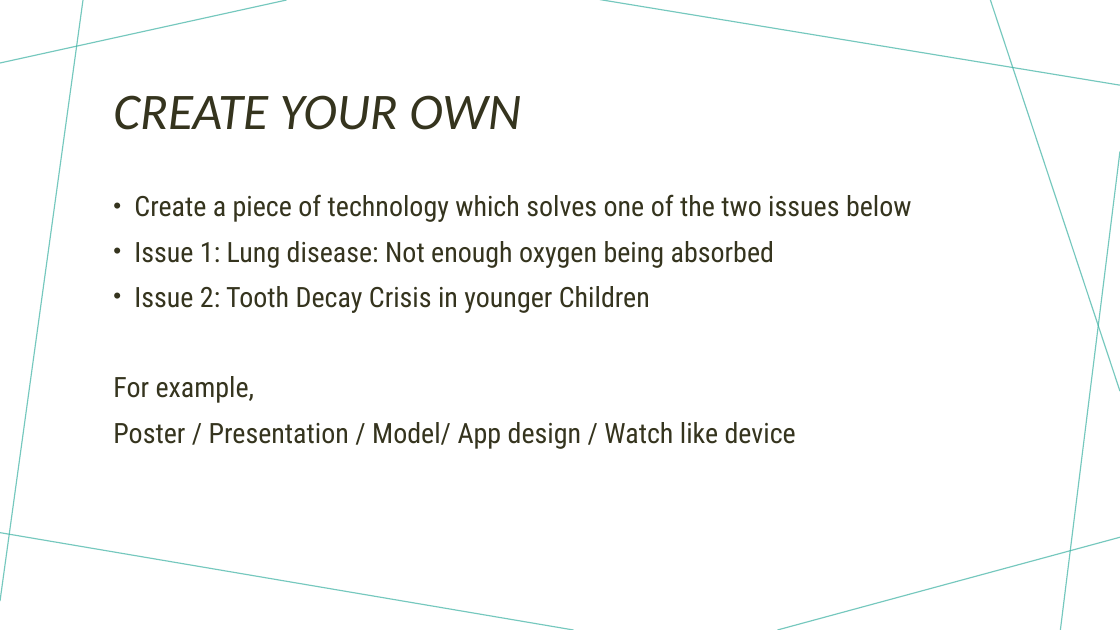
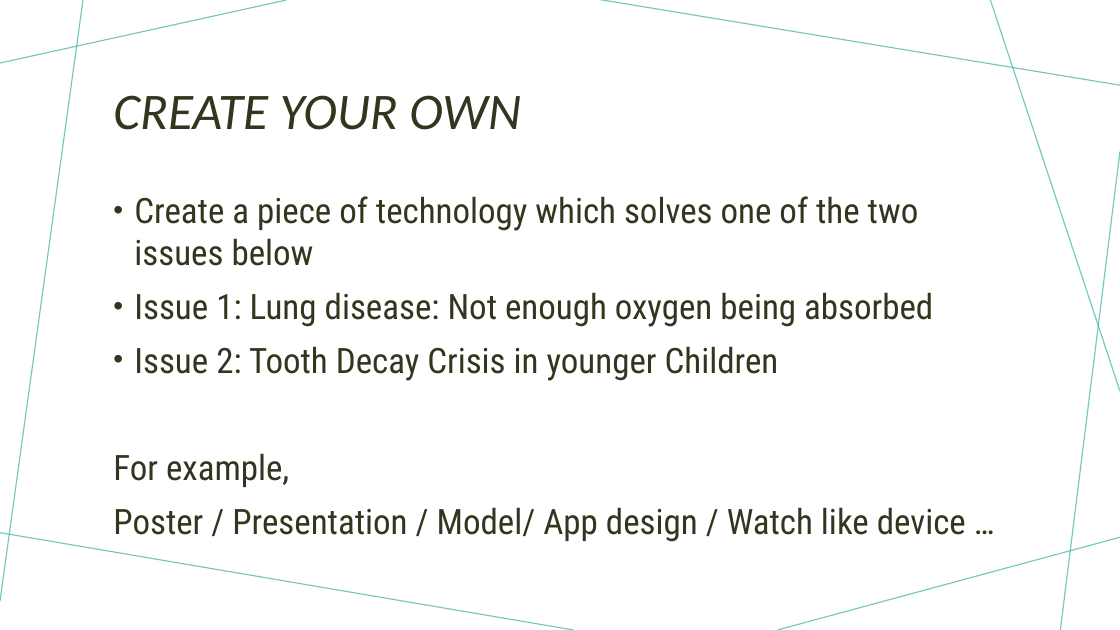
Before and after one commit to nokeeffe2013/Engage-Science-Compsci, a slide deck: slide 9 of Engage_Lesson2/lesson2_organisms_slides.pptx (slide 8 before the commit). Drawn at 1120x630 pixels with LibreOffice and Linux fonts; fonts in the diff are those of the drawing. Boxes give left, top, right and bottom in pixels: in the first picture for what was removed or moved away, otherwise in the second. Text is boxed around its words. In the diff, an @@ line names an element or a change of style, - is before the commit and + after.

Commit message:
Updated slides with role models

```diff
--- a/Engage_Lesson2/lesson2_organisms_slides.pptx
+++ b/Engage_Lesson2/lesson2_organisms_slides.pptx
@@ text at bbox=[113, 196, 933, 487]: size 24 to 30 pt in "Create a piece of technology which solves ...", "Issue 1: Lung disease: Not enough oxygen ...", "Issue 2: Tooth Decay Crisis in younger ...", "For example," @@
@@ text at bbox=[113, 507, 966, 542]: text changed; size 24 to 30 pt @@
-Poster / Presentation / Model/ App design / Watch like device
+Poster / Presentation / Model/ App design / Watch like device …
```
Also in this commit, not shown: 7 other slides changed, 2 slides added, 11 other files.
